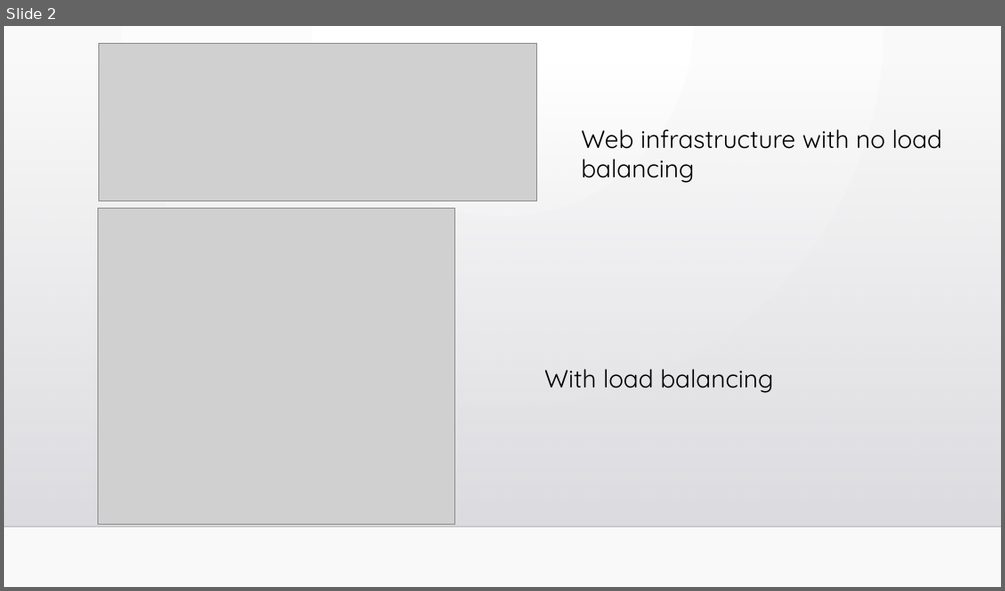
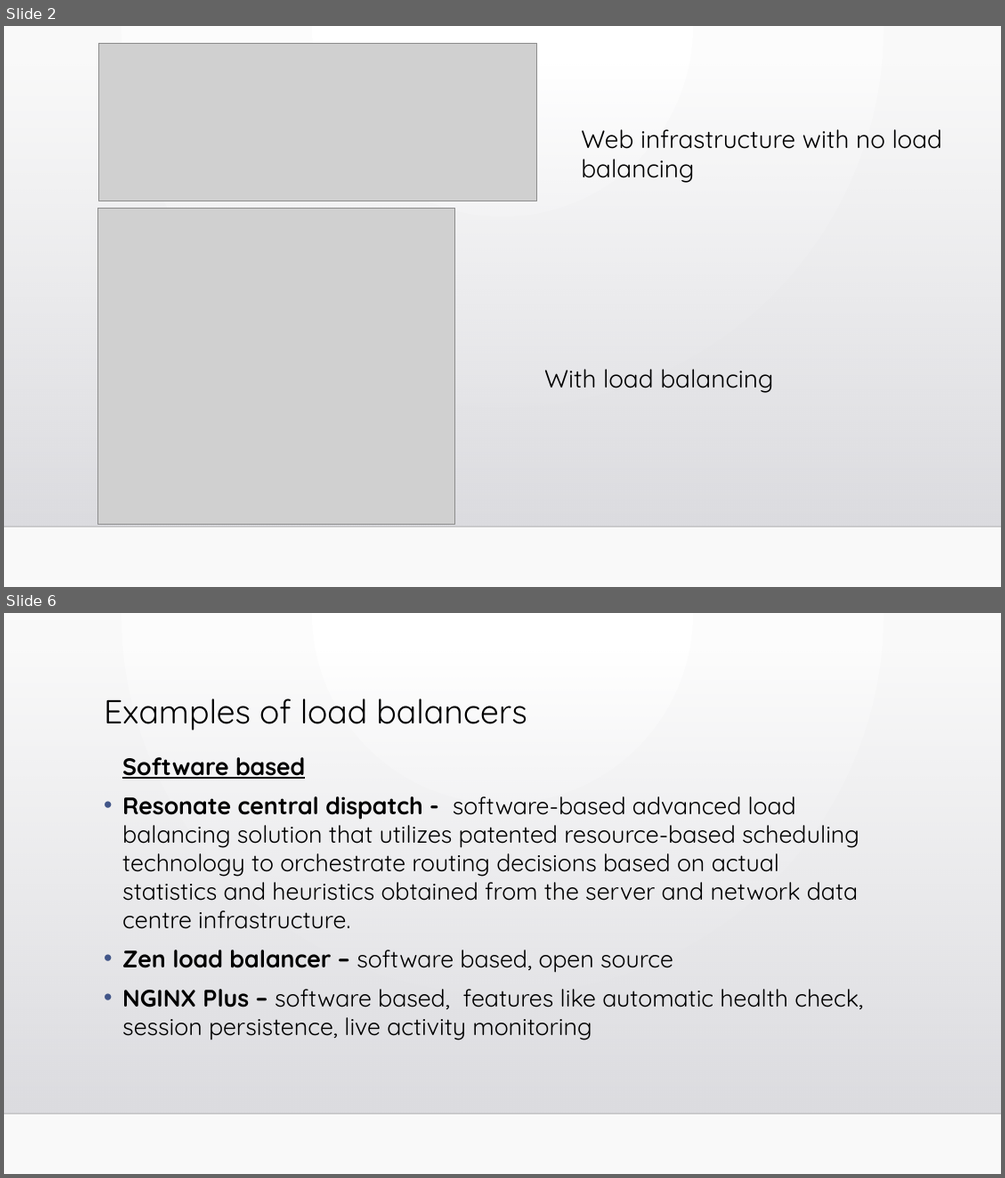
Before and after one commit to Shishir-Kul-012426401/DistributedSystems, a slide deck: Homework 9 - Distributed Applications/load_balancer.pptx. Shown one above the other, each under a label of ours: slide 2 before the commit, slides 2 and 6 after it; the slides between them are not shown. The pictures are 1005x591 and 1005x1178 pixels, drawn with LibreOffice and Linux fonts; fonts in the diff are those of the drawing; grey boxes stand for pictures; background and template pictures are left out. Boxes give left, top, right and bottom in pixels: in the first picture for what was removed or moved away, otherwise in the second. Text is boxed around its words. In the diff, an @@ line names an element or a change of style, - is before the commit and + after.

```diff
--- a/Homework 9 - Distributed Applications/load_balancer.pptx
+++ b/Homework 9 - Distributed Applications/load_balancer.pptx
@@ slide 6 added at [4,613,1001,1174], background gradient #FFFFFF to #FAFAFA; not listed: 2 template elements that a slide beside it also shows @@
@@ title added at [104,698,526,730], 32 pt, text #000000 @@
+Examples of load balancers
@@ text added at [122,757,863,1040], 22.9 pt, text #000000 @@
+Software based
+• Resonate central dispatch - software-based advanced load balancing solution that utilizes patented resource-based scheduling technology to orchestrate routing decisions based on actual statistics and heuristics obtained from the server and network data centre infrastructure.
+• Zen load balancer – software based, open source
+• NGINX Plus – software based, features like automatic health check, session persistence, live activity monitoring
```
Also in this commit, not shown: 5 slides changed, 8 slides removed.
